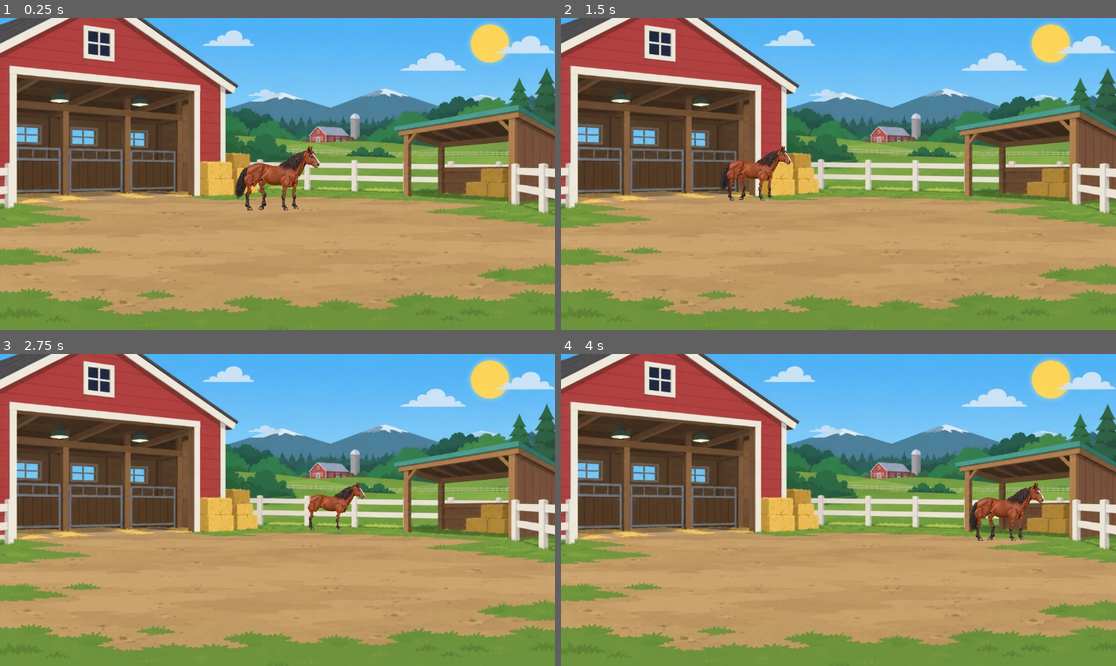
Above: before the commit, frames 1-4 (two rows, left to right).
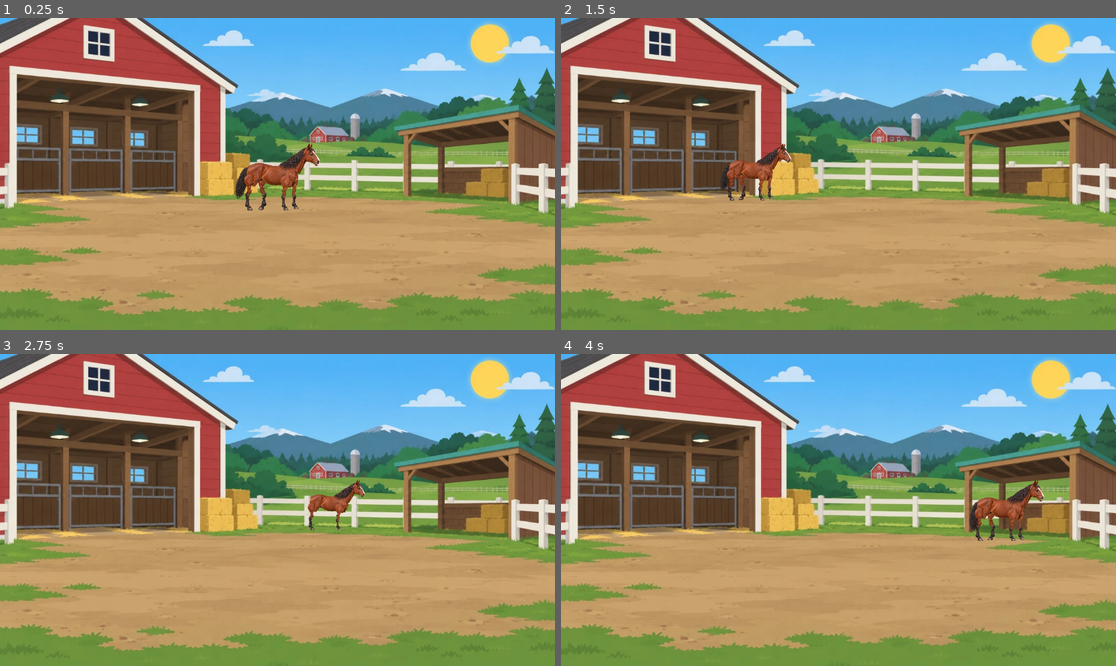
Above: after the commit, the same moments.

Repository: marceldubrig-hash/Pferd-und-Steve
Game: Godot game, scene res://scenes/main.tscn
Two runs of this game, one before a commit and one after it. Both use one fixed random seed, a clock stepped at 60 frames per second and the inputs below.
Inputs (mouse positions are in pixels of both pictures, inside the frame that each line leads up to):
- Up to frame 1 (0.25 s): no input
- Up to frame 2 (1.5 s): move the mouse to (960, 158) at 0.52 s; click (960, 158) at 0.67 s; tap Enter at 1.25 s; drag from (727, 189) to (810, 236) at 1.27 s
- Up to frame 3 (2.75 s): move the mouse to (333, 441) at 2.02 s; click (333, 441) at 2.17 s
- Up to frame 4 (4 s): tap Space at 2.75 s; drag from (810, 572) to (672, 463) at 2.77 s; move the mouse to (1005, 556) at 3.52 s; click (1005, 556) at 3.67 s

The runs differ from the first frame. In frame 1, 0.2% of the frame differs, in the area x 52-58%, y 40-52%; in frame 2, 0.2%; in frame 3, 0.1%; in frame 4, 0.2%.

Commit message:
Raise horse head position for farm runtime

Diff:
--- a/scenes/horse_cutout_rig.tscn
+++ b/scenes/horse_cutout_rig.tscn
@@ -326,7 +326,7 @@
 "times": PackedFloat32Array(0),
 "transitions": PackedFloat32Array(1),
 "update": 0,
-"values": [Vector2(321.171, -194.253)]
+"values": [Vector2(321.171, -236.253)]
 }
 tracks/14/type = "value"
 tracks/14/imported = false
@@ -511,7 +511,7 @@
 "times": PackedFloat32Array(0, 0.3, 0.6, 0.9, 1.2),
 "transitions": PackedFloat32Array(1, 1, 1, 1, 1),
 "update": 0,
-"values": [Vector2(321.171, -194.253), Vector2(321.171, -197.253), Vector2(321.171, -192.253), Vector2(321.171, -196.253), Vector2(321.171, -194.253)]
+"values": [Vector2(321.171, -236.253), Vector2(321.171, -239.253), Vector2(321.171, -234.253), Vector2(321.171, -238.253), Vector2(321.171, -236.253)]
 }
 tracks/14/type = "value"
 tracks/14/imported = false
@@ -642,7 +642,7 @@
 texture = SubResource("AtlasTexture_front_right_hoof")
 
 [node name="HeadPivot" type="Node2D" parent="."]
-position = Vector2(321.171, -194.253)
+position = Vector2(321.171, -236.253)
 rotation = -0.00592869
 scale = Vector2(0.42439, 0.42439)
 z_index = 10
